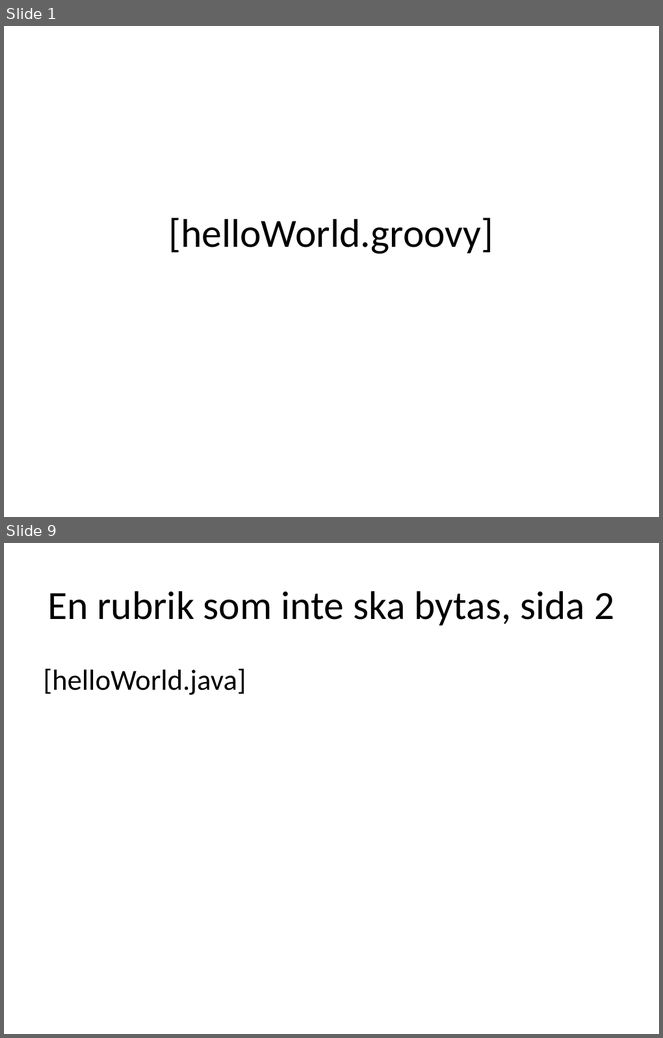
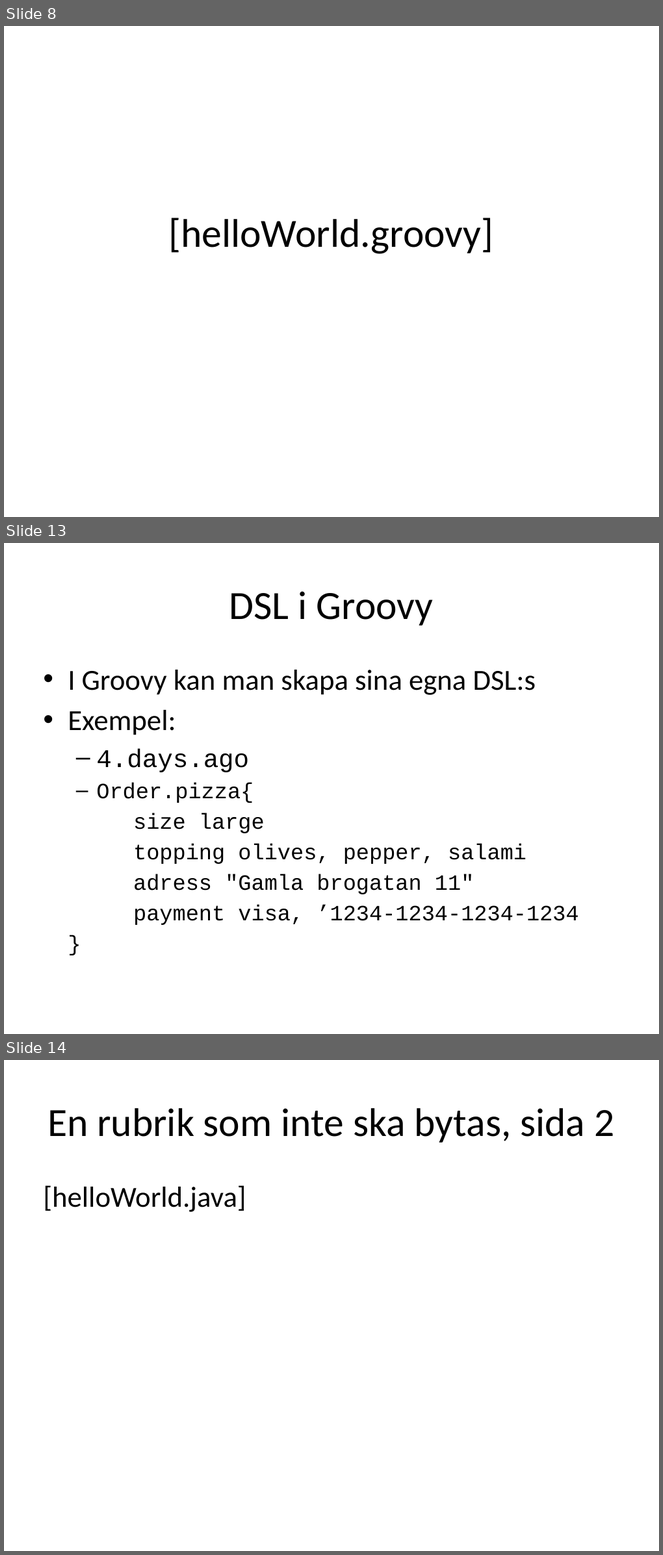
Before and after one commit to me97esn/groovyseminarium, a slide deck: groovyseminarie/dokument/groovyseminarium_source.pptx. Shown one above the other, each under a label of ours: slides 1 and 9 before the commit, slides 8, 13 and 14 after it; the slides between them are not shown. The pictures are 663x1038 and 663x1555 pixels, drawn with LibreOffice and Linux fonts; fonts in the diff are those of the drawing. Boxes give left, top, right and bottom in pixels: in the first picture for what was removed or moved away, otherwise in the second. Text is boxed around its words. In the diff, an @@ line names an element or a change of style, - is before the commit and + after.

Commit message:
lagt till lite text

```diff
--- a/groovyseminarie/dokument/groovyseminarium_source.pptx
+++ b/groovyseminarie/dokument/groovyseminarium_source.pptx
@@ slide 13 added at box(4, 543, 659, 1034), background #FFFFFF @@
@@ title added at box(230, 591, 434, 626), 44 pt, text #000000 @@
+DSL i Groovy
@@ text added at box(68, 670, 579, 925), 24 pt, text #000000 @@
+• I Groovy kan man skapa sina egna DSL:s
+• Exempel:
+  – 4.days.ago
+  – Order.pizza{
+size large
+topping olives, pepper, salami
+adress "Gamla brogatan 11"
+payment visa, ’1234-1234-1234-1234
+}
@@ what was slide 1 is now slide 8 @@
@@ what was slide 9 is now slide 14 @@
```
Also in this commit, not shown: 2 slides changed, 5 other slides added, 1 slide removed.
